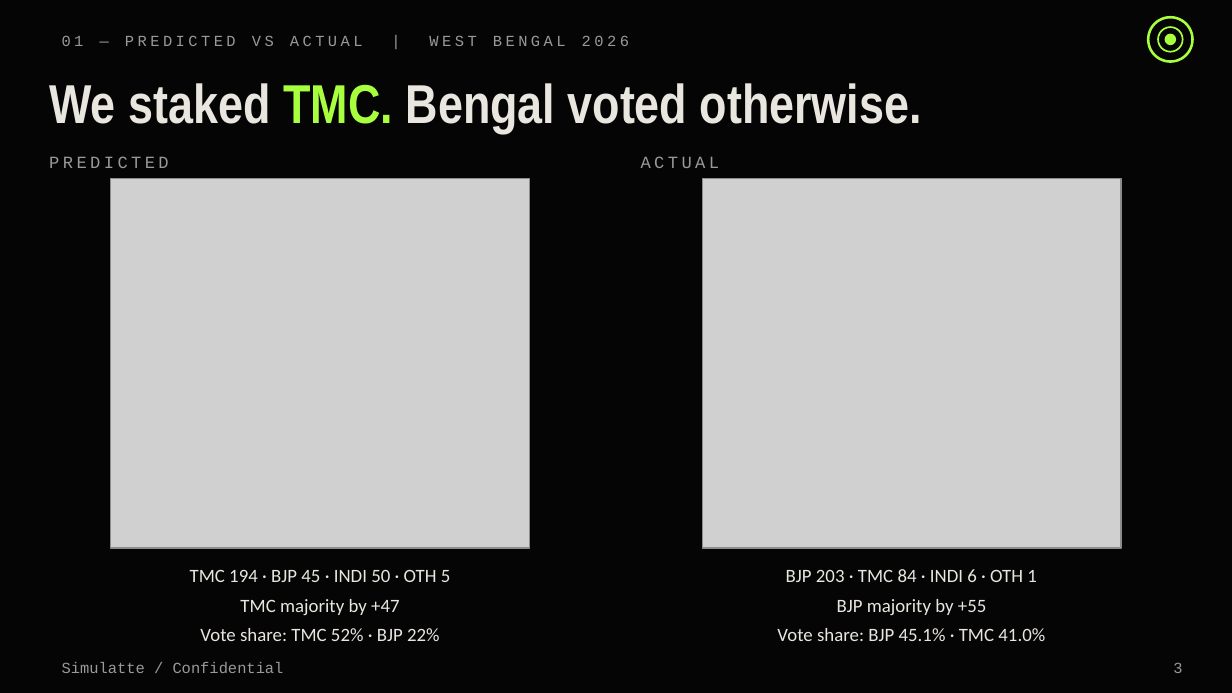
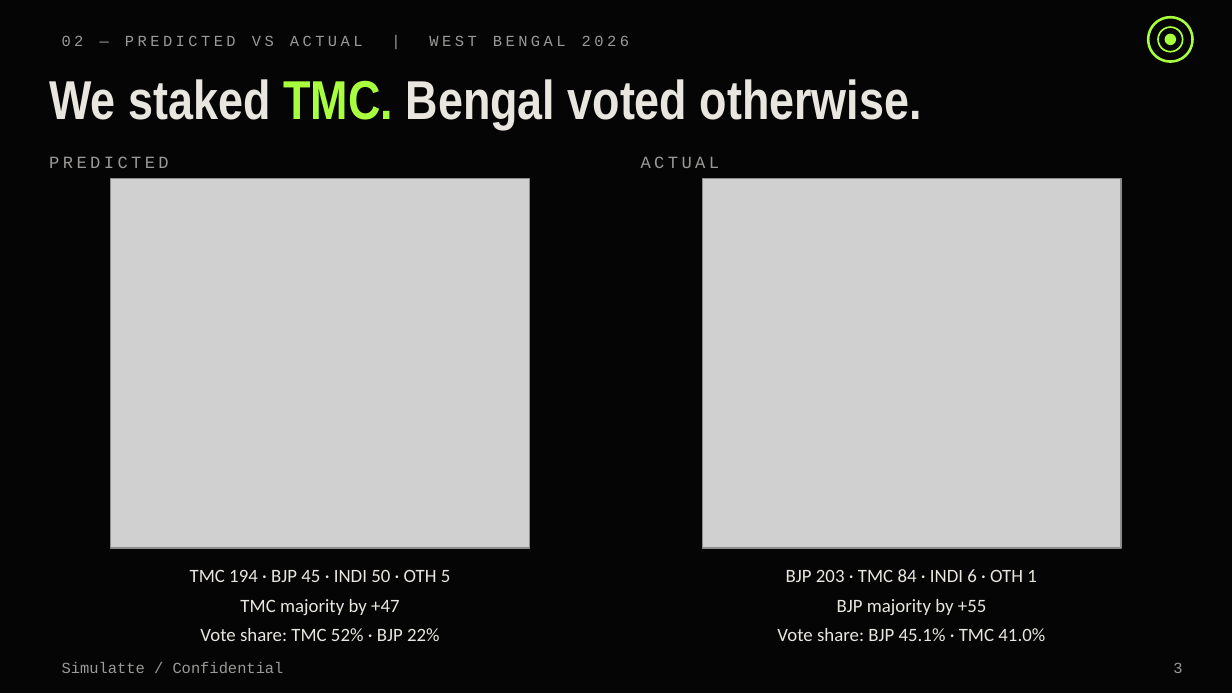
Before and after one commit to Iqbalahmed7/simulatte-popscale, a slide deck: slide 3 of engineering/wb_2026_postmortem_deck.pptx. Drawn at 1232x693 pixels with LibreOffice and Linux fonts; fonts in the diff are those of the drawing; grey boxes stand for pictures. Boxes give left, top, right and bottom in pixels: in the first picture for what was removed or moved away, otherwise in the second. Text is boxed around its words. In the diff, an @@ line names an element or a change of style, - is before the commit and + after.

```diff
--- a/engineering/wb_2026_postmortem_deck.pptx
+++ b/engineering/wb_2026_postmortem_deck.pptx
@@ text at <box>62,35,629,46</box>: text changed @@
-01 — PREDICTED VS ACTUAL | WEST BENGAL 2026
+02 — PREDICTED VS ACTUAL | WEST BENGAL 2026
@@ text "We staked TMC. Bengal voted ...": place and size @@
-text "We staked TMC. Bengal voted ..." at <box>49,83,922,133</box>
+text "We staked TMC. Bengal voted ..." at <box>49,79,922,129</box>
```
Also in this commit, not shown: 1 other slide changed, 3 slides added, 12 slides removed, 2 other files.
